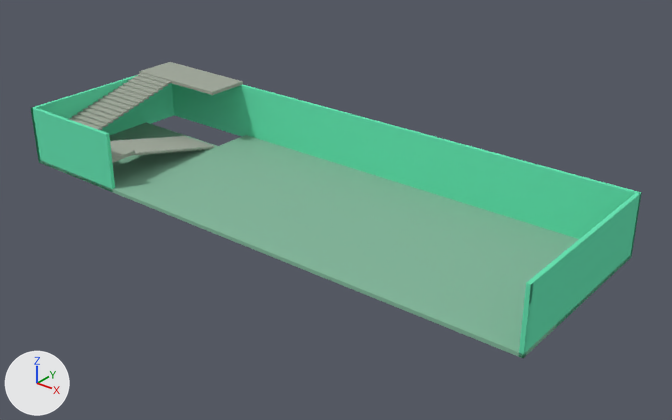
Before and after pictures for a commit that changed the Blender file WebContent/test/floor_withladder.blend.
Rendered twice from a camera (50 mm lens) standing at (14.4, -34.9, 21.3) and looking at (-13.2, -0.4, -0.1). Arrows for +X, +Y and +Z are at lower left; the lights stay in place.

In view in the first picture: 'bigfloor', 'bigwall', 'floor_ladder'.
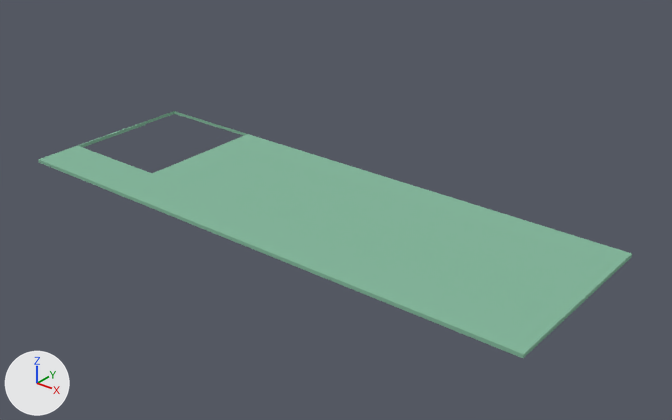
Boxes (x1, y1, x2, y2) around the edits, measured in the pictures (672 x 420 px):
'bigfloor', reshaped: before (41, 122, 632, 358); after (38, 111, 632, 358)
'bigwall', hidden (green): before (31, 75, 642, 358)
'floor_ladder', hidden: before (69, 62, 243, 163)
part 1 of me_plane_001, built on: before (41, 122, 218, 190); after (38, 122, 152, 192)

The change, as a list of edits to the scene's bpy script:
```text
Change me_plane_001:
    used by ob_bigfloor; location = (0.0, 2.8, 0.0)
    remove me_plane_001.from_pydata(...)  # 24 vertices, 22 faces; spans x -31.0..0.9, y -9.0..1.7, z -0.2..0.0
    add me_plane_001.from_pydata(...)  # 36 vertices, 32 faces; spans x -31.0..0.9, y -9.0..1.7, z -0.2..0.0
    me_plane_001 part 1
    6 faces are deleted
    12 vertices are added at x -30.9..-27.6, y -9.0..-0.9, z -0.2..0.0
    16 new faces join them
Change ob_floor_ladder:
    add ob_floor_ladder.hide_viewport = True
Change ob_bigwall:
    add ob_bigwall.hide_viewport = True
```
